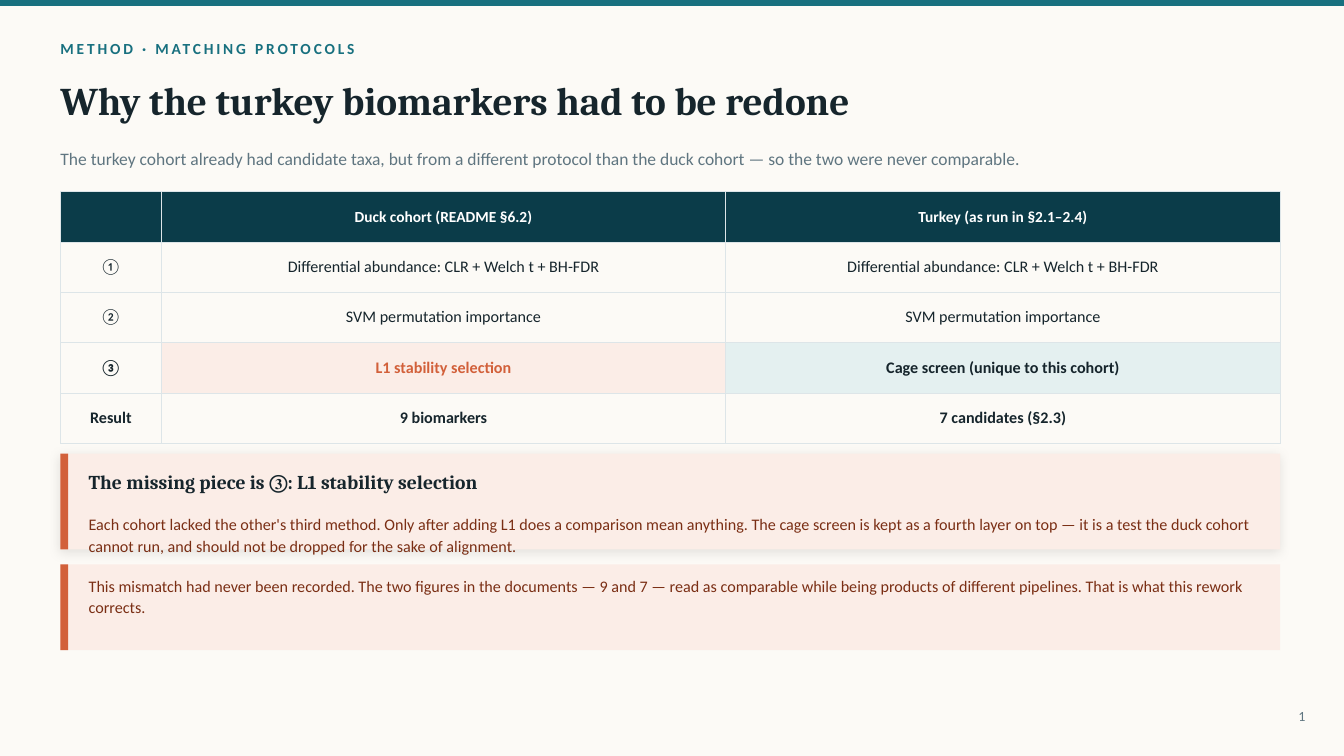
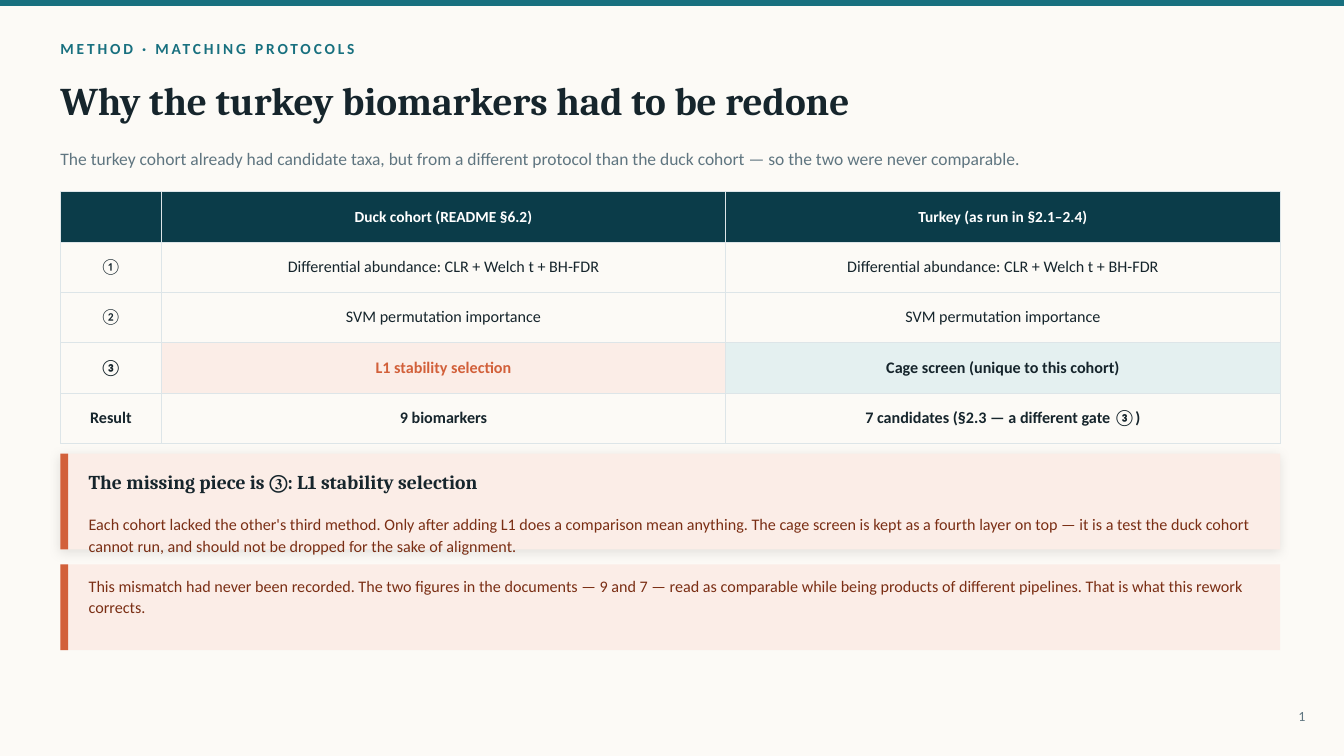
Before and after one commit to pengsihua2023/Christina-machine-learning-project, a slide deck: slide 1 of slides/Turkey_Biomarkers_EN.pptx. Drawn at 1344x756 pixels with LibreOffice and Linux fonts; fonts in the diff are those of the drawing. Boxes give left, top, right and bottom in pixels: in the first picture for what was removed or moved away, otherwise in the second. Text is boxed around its words. In the diff, an @@ line names an element or a change of style, - is before the commit and + after.

```diff
--- a/slides/Turkey_Biomarkers_EN.pptx
+++ b/slides/Turkey_Biomarkers_EN.pptx
@@ table at (x1=60, y1=192, x2=1280, y2=430) @@
-row 5, column 3: 7 candidates (§2.3)
+row 5, column 3: 7 candidates (§2.3 — a different gate ③)
```
Also in this commit, not shown: 1 other slide changed, 6 other files.
